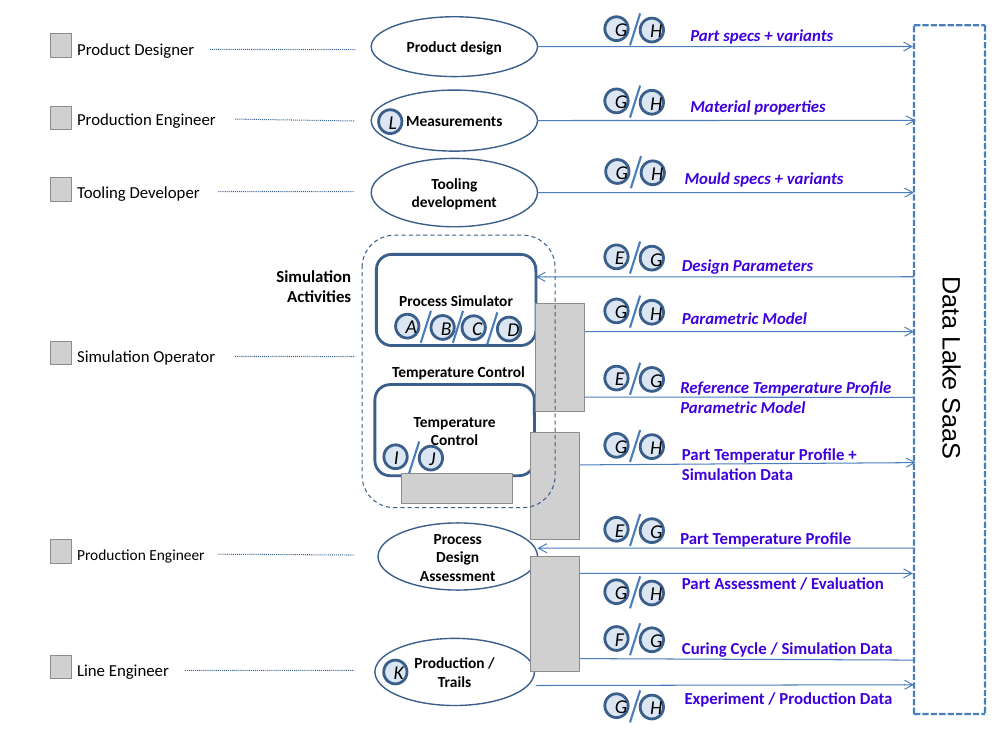
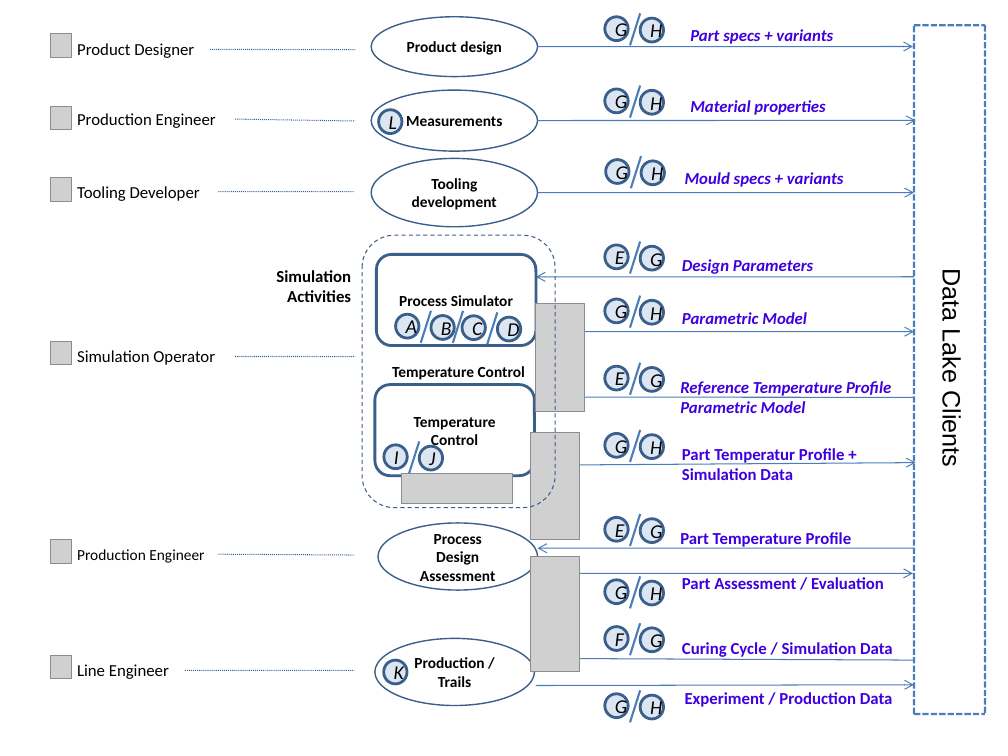
Before and after one commit to simutool/.github, a slide deck: slide 1 of profile/sources/Siumutool activity diagram - new.pptx. Drawn at 1008x756 pixels with LibreOffice and Linux fonts; fonts in the diff are those of the drawing; grey boxes stand for pictures. Boxes give left, top, right and bottom in pixels: in the first picture for what was removed or moved away, otherwise in the second. Text is boxed around its words. In the diff, an @@ line names an element or a change of style, - is before the commit and + after.

```diff
--- a/profile/sources/Siumutool activity diagram - new.pptx
+++ b/profile/sources/Siumutool activity diagram - new.pptx
@@ text at <box>937,273,965,465</box>: text changed @@
-Data Lake SaaS
+Data Lake Clients
```
Also in this commit, not shown: 4 other files.
